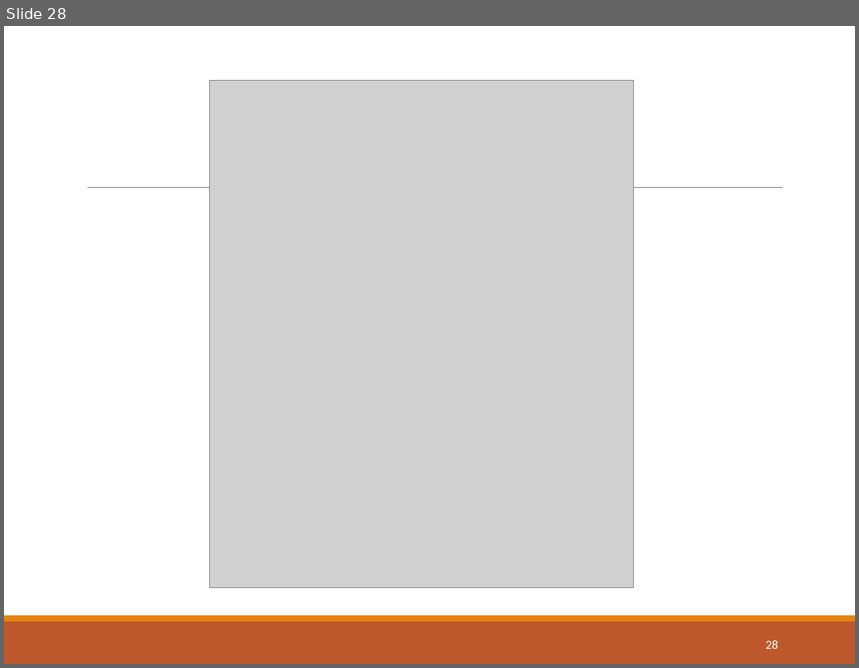
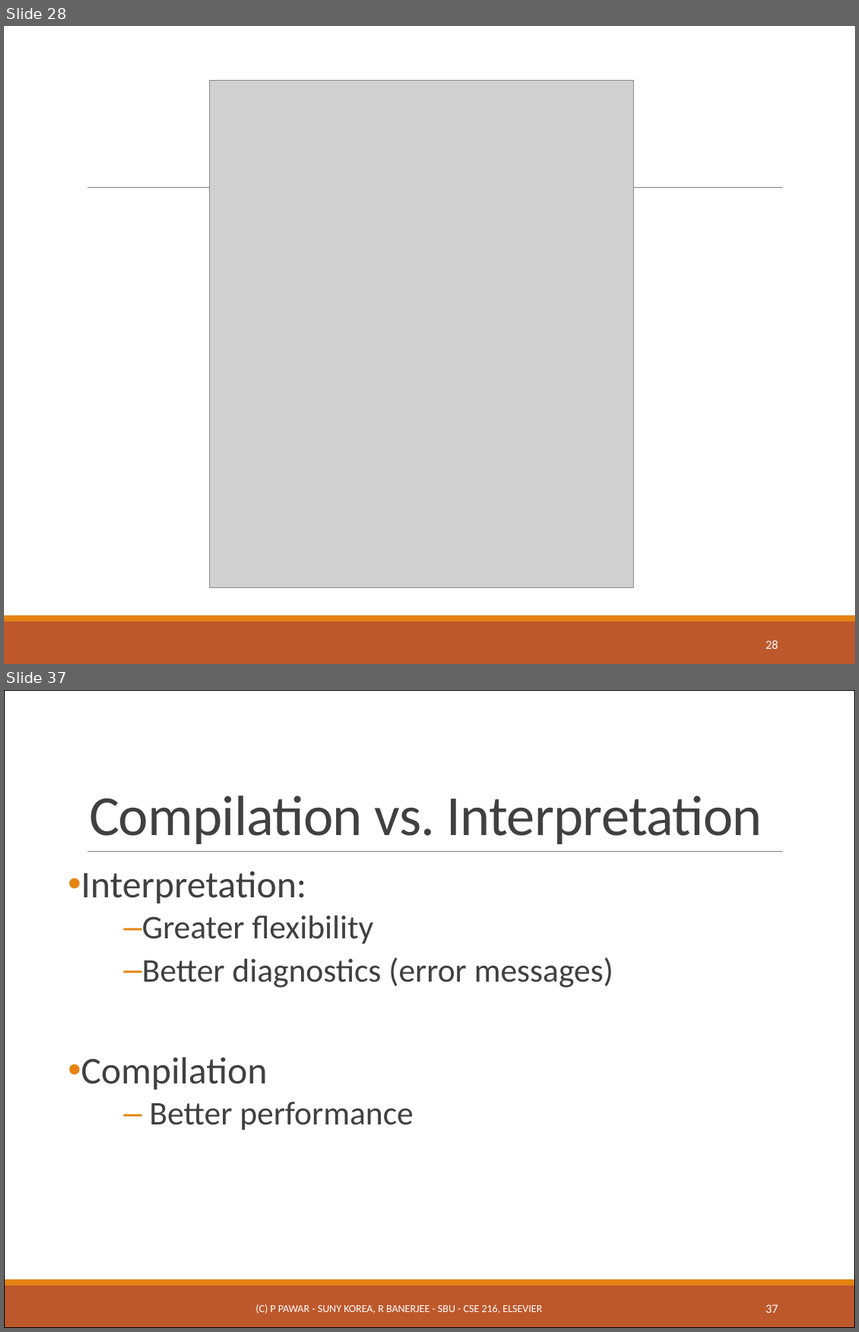
Before and after one commit to ppawar/ppawar.github.io, a slide deck: CSE216-S19/slides/PPT/CSE216_Lec1.pptx. Shown one above the other, each under a label of ours: slide 28 before the commit, slides 28 and 37 after it; the slides between them are not shown. The pictures are 859x668 and 859x1332 pixels, drawn with LibreOffice and Linux fonts; fonts in the diff are those of the drawing; grey boxes stand for pictures. Boxes give left, top, right and bottom in pixels: in the first picture for what was removed or moved away, otherwise in the second. Text is boxed around its words. In the diff, an @@ line names an element or a change of style, - is before the commit and + after.

```diff
--- a/CSE216-S19/slides/PPT/CSE216_Lec1.pptx
+++ b/CSE216-S19/slides/PPT/CSE216_Lec1.pptx
@@ slide 37 added at (4, 690, 855, 1328), background #FFFFFF; not listed: 3 template elements that a slide beside it also shows @@
@@ rectangle added at (4, 690, 855, 1328), outline #000000 0.75 pt @@
@@ title added at (89, 796, 762, 844), 48 pt, text #404040 @@
+Compilation vs. Interpretation
@@ text added at (81, 871, 614, 1130), 28 pt, text #404040 @@
+• Interpretation:
+  – Greater flexibility
+  – Better diagnostics (error messages)
+• Compilation
+  – Better performance
@@ text added at (256, 1305, 542, 1314), 9 pt, text #FFFFFF @@
+(C) P PAWAR - SUNY KOREA, R BANERJEE - SBU - CSE 216, ELSEVIER
@@ page number added at (766, 1305, 778, 1313), 10.5 pt, text #FFFFFF @@
+37
```
Also in this commit, not shown: 32 slides changed, 19 other slides added.
